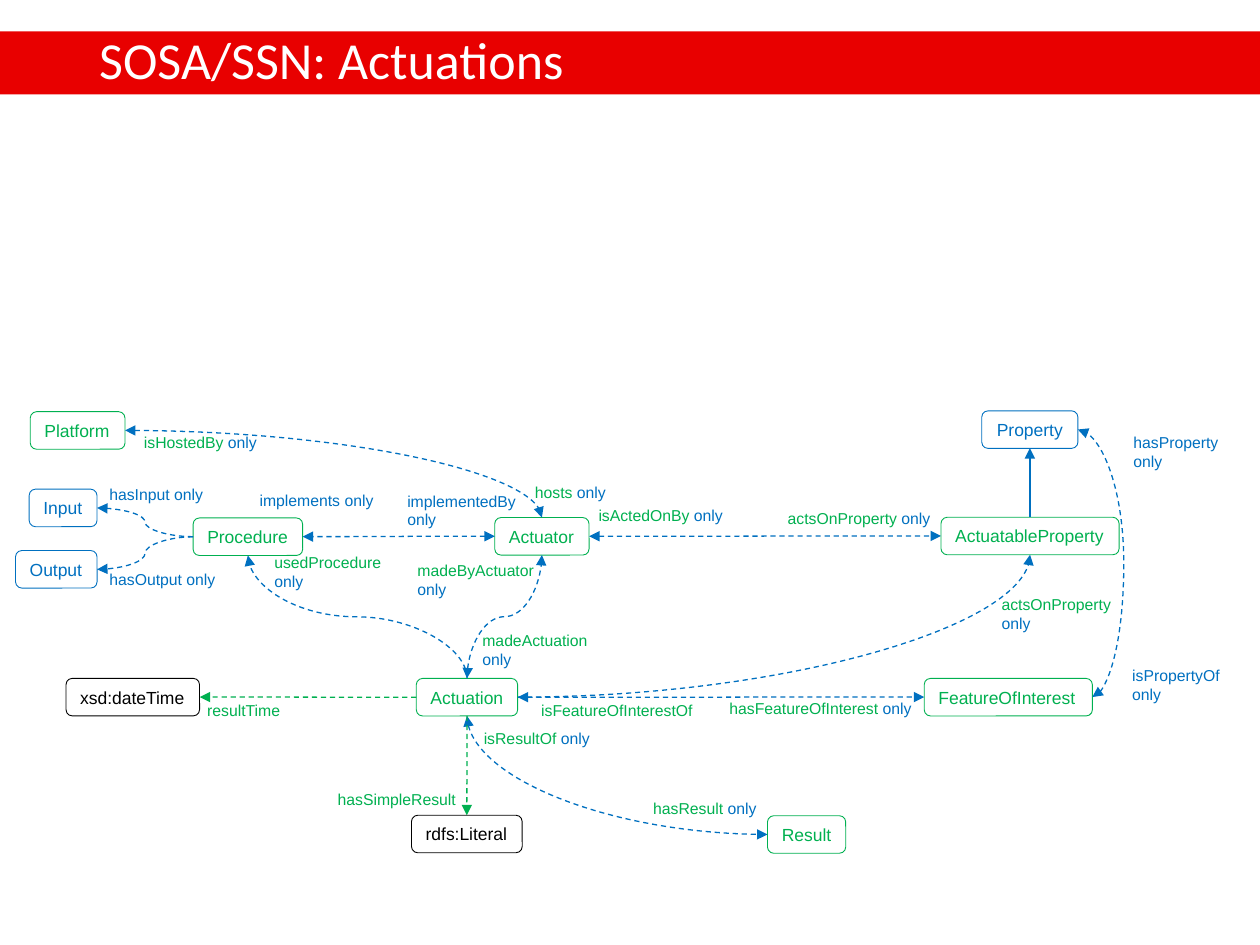
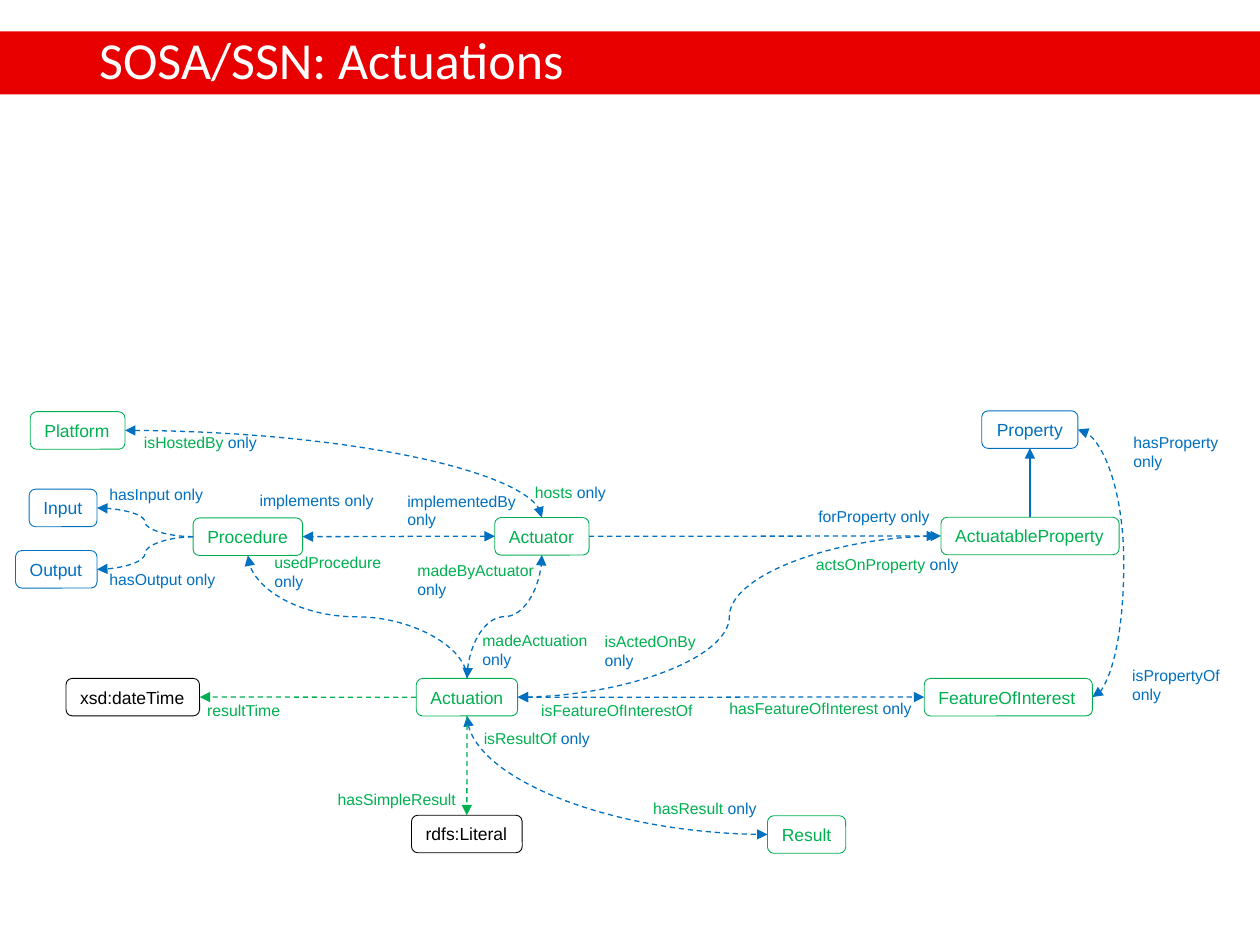
Before and after one commit to w3c/sdw, a slide deck: slide 11 of ssn/SOSA-SSN ontologies v6.pptx. Drawn at 1260x945 pixels with LibreOffice and Linux fonts; fonts in the diff are those of the drawing; background and template pictures are left out. Boxes give left, top, right and bottom in pixels: in the first picture for what was removed or moved away, otherwise in the second. Text is boxed around its words. In the diff, an @@ line names an element or a change of style, - is before the commit and + after.

```diff
--- a/ssn/SOSA-SSN ontologies v6.pptx
+++ b/ssn/SOSA-SSN ontologies v6.pptx
@@ curved double arrow moved from (590, 537) - (941, 536) to (518, 697) - (941, 536) @@
@@ arrow added from (590, 537) to (937, 536), #0070C0 0.75 pt dashed @@
@@ text added at [818,510,930,526], 9 pt, text #0070C0 @@
+forProperty only
@@ curved arrow removed from (518, 697) to (1029, 554) @@
@@ text "actsOnProperty only": place and size @@
-text "actsOnProperty only" at [788,512,930,528]
+text "actsOnProperty only" at [816,558,959,574]
@@ text removed at [1002,597,1111,633] @@
-actsOnProperty
-only
@@ text at [605,635,696,670]: text changed @@
-isActedOnBy only
+isActedOnBy
+only
```
Also in this commit, not shown: 3 other slides changed.
